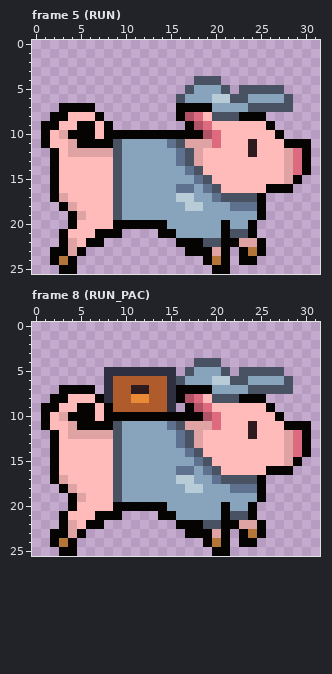
A pixel-art file gets an edit: ase_files/pig_copy.aseprite. The first picture shows the starting point.
64x36 pixels, 10 frames. Shown: frame 5 (RUN), frame 8 (RUN_PAC). The old version is drawn lined up with the new one, on the new canvas. The commit also changed other frames, which this record leaves out.
New version:
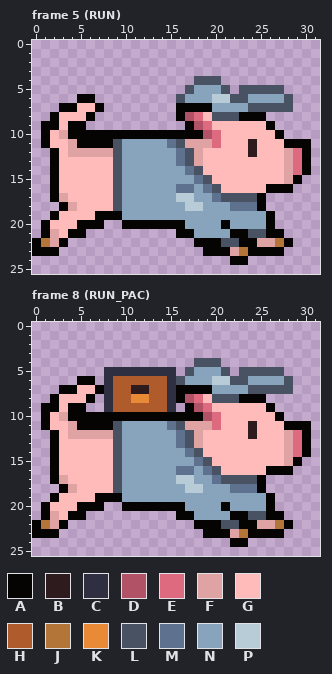
Palette (. is transparent): A #050403  B #2d1b1e  C #2e2f41  D #b25266  E #de6a80  F #dfa3a3  G #ffbaba  H #b05b2c  J #b47538  K #e88a36  L #485262  M #5e718e  N #88a3bc  P #b8ccd8
Diff:
canvas 64x36 -> 32x26, the old top-left corner now at -14,-10 (the part of the old canvas that was cut away was empty and is not shown)
--- frame 5 (RUN)
@@ x 1..10 @@
  5 ..........
- 6 ..........
- 7 ..AAAA....
- 8 .AAGGGA...
- 9 AAGGAAGA..
-10 AGFAAAGAAA
+ 6 ....AA....
+ 7 ..AAGGA...
+ 8 .AGGGA....
+ 9 AAGAA.....
+10 AGFAAAAAAA
 11 AGGFAAAALN
@@ x 0..31 @@
 18 ...AFGGGGLNNNNNNNPPNNNMMMA......
-19 ....AFGGGLNNNNNNNNNNNNNNNA......
-20 ....AGGGGAAAAAANNNNNNANNA.......
-21 ...AGGGAAA....AANNNNNALLA.......
-22 ...AFGAA........AAALLAAFFA......
-23 ..AAFA...........AAAFA.AJA......
-24 ..AJA..............AJA.AA.......
-25 ...AA...............AA..........
+19 ..AGGGGAAANNNNNNNNNNNNNNNNA.....
+20 .AGGGAAA..AAAAAAANNNNANNNNA.....
+21 .AFGAA..........AANNNNAALLAA....
+22 AJFA..............AAALLAAFFJA...
+23 AAA................AAAFJAAAA....
+24 ......................AA........
+25 ................................
--- frame 8 (RUN_PAC)
@@ x 1..10 @@
  5 .......CCC
- 6 .......CHH
- 7 ..AAAA.CHH
- 8 .AAGGGACHH
- 9 AAGGAAGAHH
-10 AGFAAAGAAA
+ 6 ....AA.CHH
+ 7 ..AAGGACHH
+ 8 .AGGGA.CHH
+ 9 AAGAA..CHH
+10 AGFAAAAAAA
 11 AGGFAAAALN
@@ x 0..31 @@
 18 ...AFGGGGLNNNNNNNPPNNNMMMA......
-19 ....AFGGGLNNNNNNNNNNNNNNNA......
-20 ....AGGGGAAAAAANNNNNNANNA.......
-21 ...AGGGAAA....AANNNNNALLA.......
-22 ...AFGAA........AAALLAAFFA......
-23 ..AAFA...........AAAFA.AJA......
-24 ..AJA..............AJA.AA.......
-25 ...AA...............AA..........
+19 ..AGGGGAAANNNNNNNNNNNNNNNNA.....
+20 .AGGGAAA..AAAAAAANNNNANNNNA.....
+21 .AFGAA..........AANNNNAALLAA....
+22 AJFA..............AAALLAAFFJA...
+23 AAA................AAAFJAAAA....
+24 ......................AA........
+25 ................................
